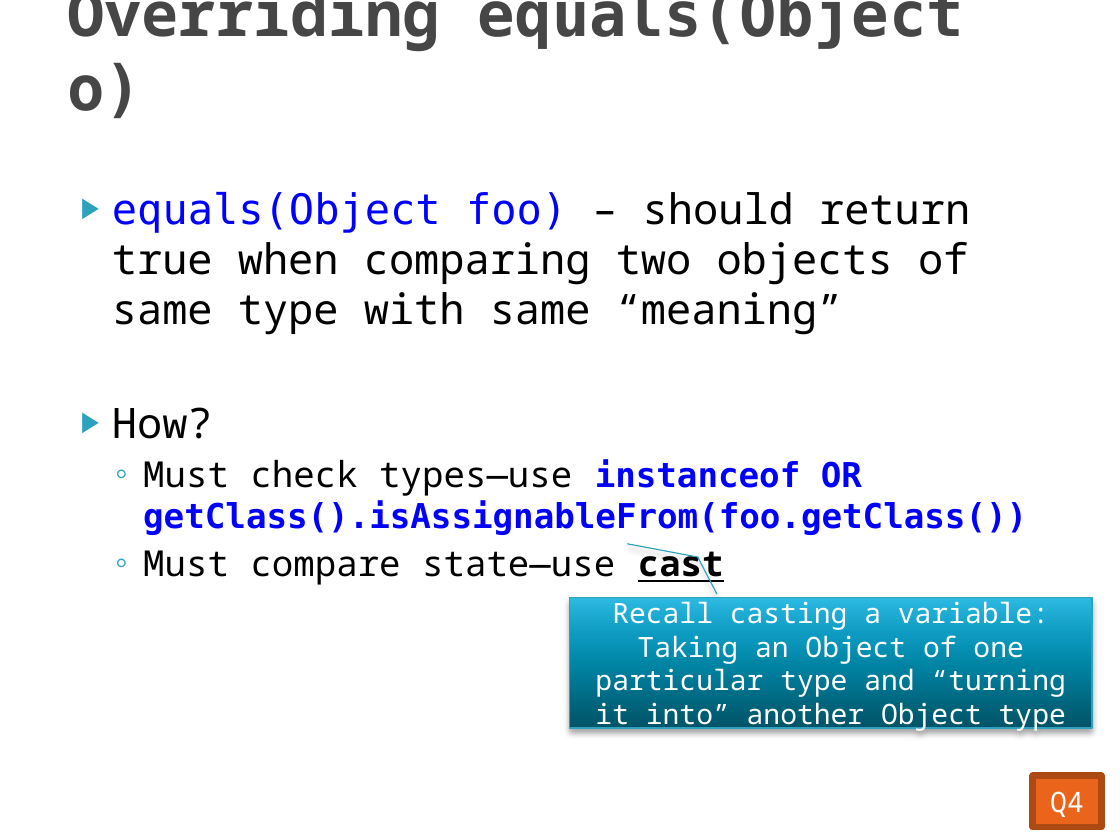
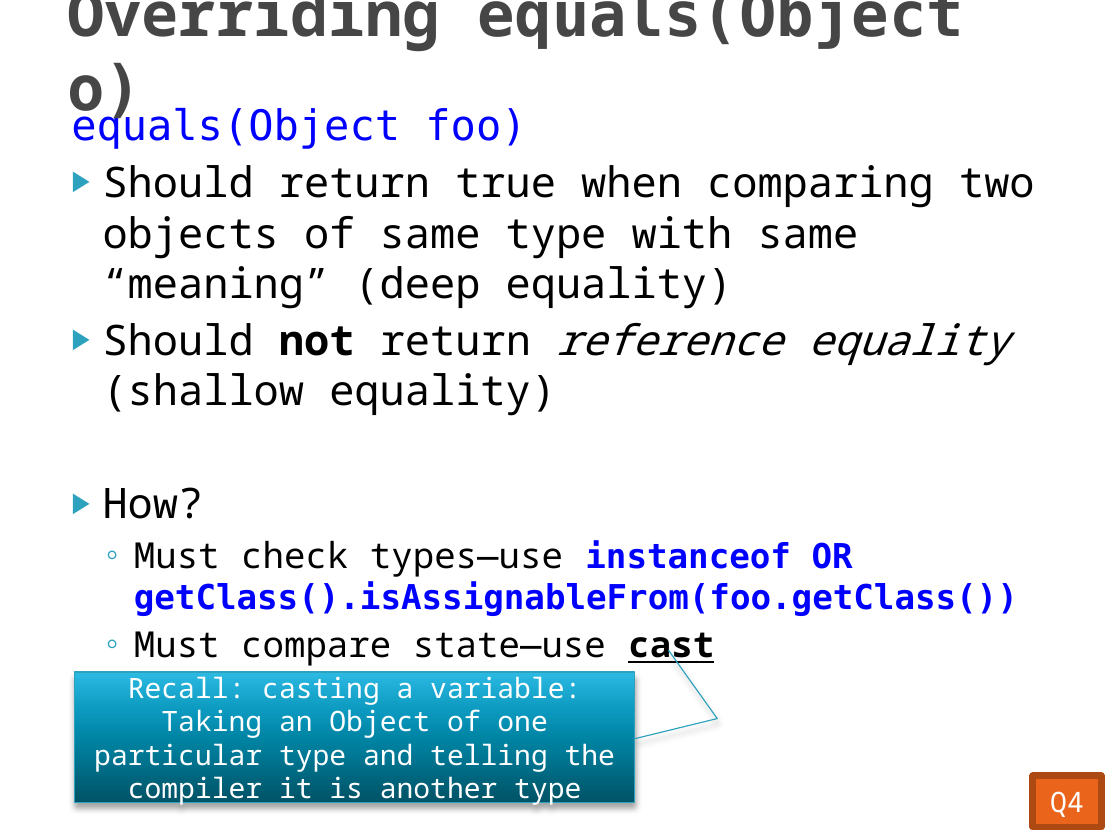
Before and after one commit to RHIT-CSSE/csse220, a slide deck: slide 14 of ClassMaterials/Polymorphism/Slides/Polymorphism.pptx (slide 15 before the commit). Drawn at 1120x840 pixels with LibreOffice and Linux fonts; fonts in the diff are those of the drawing. Boxes give left, top, right and bottom in pixels: in the first picture for what was removed or moved away, otherwise in the second. Text is boxed around its words. In the diff, an @@ line names an element or a change of style, - is before the commit and + after.

```diff
--- a/ClassMaterials/Polymorphism/Slides/Polymorphism.pptx
+++ b/ClassMaterials/Polymorphism/Slides/Polymorphism.pptx
@@ text "equals(Object foo)": place and size @@
-text "equals(Object foo)" at (112, 192, 1027, 586)
+text "equals(Object foo)" at (71, 106, 1035, 667)
@@ text at (71, 106, 1035, 416): text changed @@
-▶ equals(Object foo) – should return true when comparing two objects of same type with same “meaning”
+equals(Object foo)
+▶ Should return true when comparing two objects of same type with same “meaning” (deep equality)
+▶ Should not return reference equality (shallow equality)
@@ border callout "Recall: casting a variable: Taking ...": place and size @@
-border callout "Recall: casting a variable: Taking ..." at (569, 597, 1092, 728)
+border callout "Recall: casting a variable: Taking ..." at (75, 672, 635, 803)
@@ border callout "Recall: casting a variable: Taking ..." at (75, 672, 635, 803): proportions changed @@
@@ text in border callout at (94, 676, 615, 806): text changed @@
-Recall casting a variable: Taking an Object of one particular type and “turning it into” another Object type
+Recall: casting a variable: Taking an Object of one particular type and telling the compiler it is another type
```
Also in this commit, not shown: 4 other slides changed, 2 slides added, 2 slides removed.
